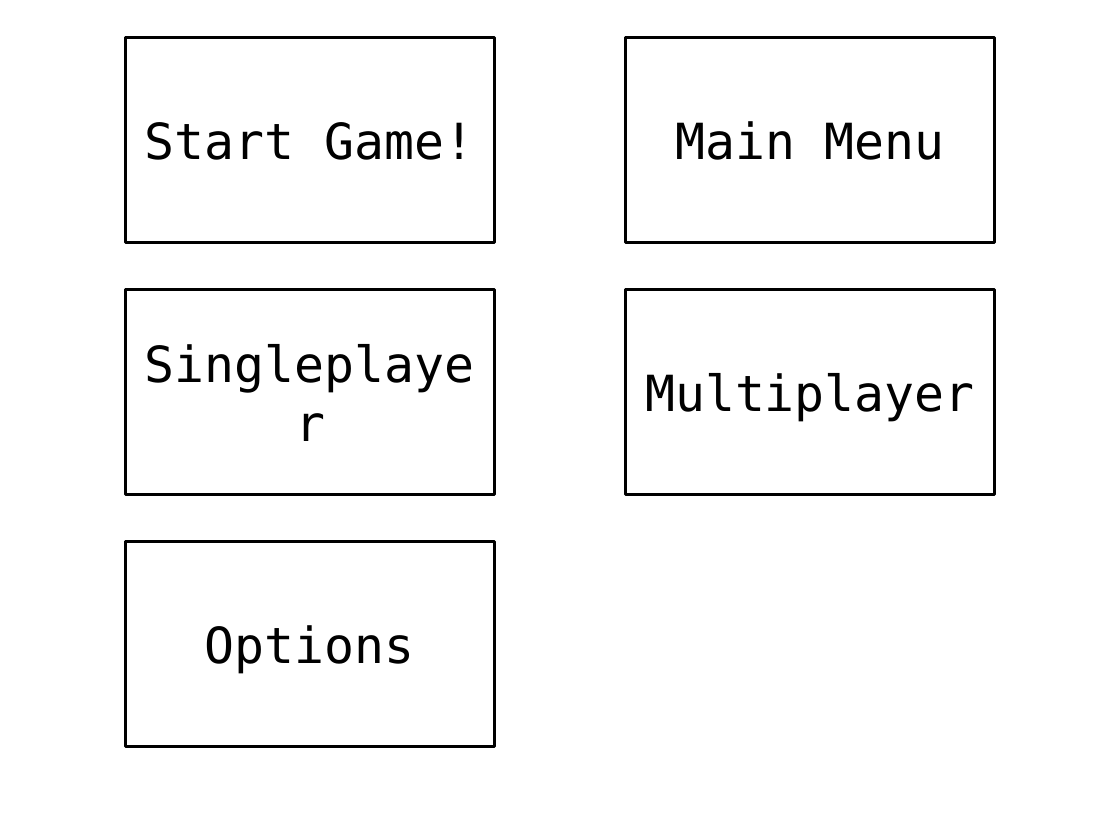
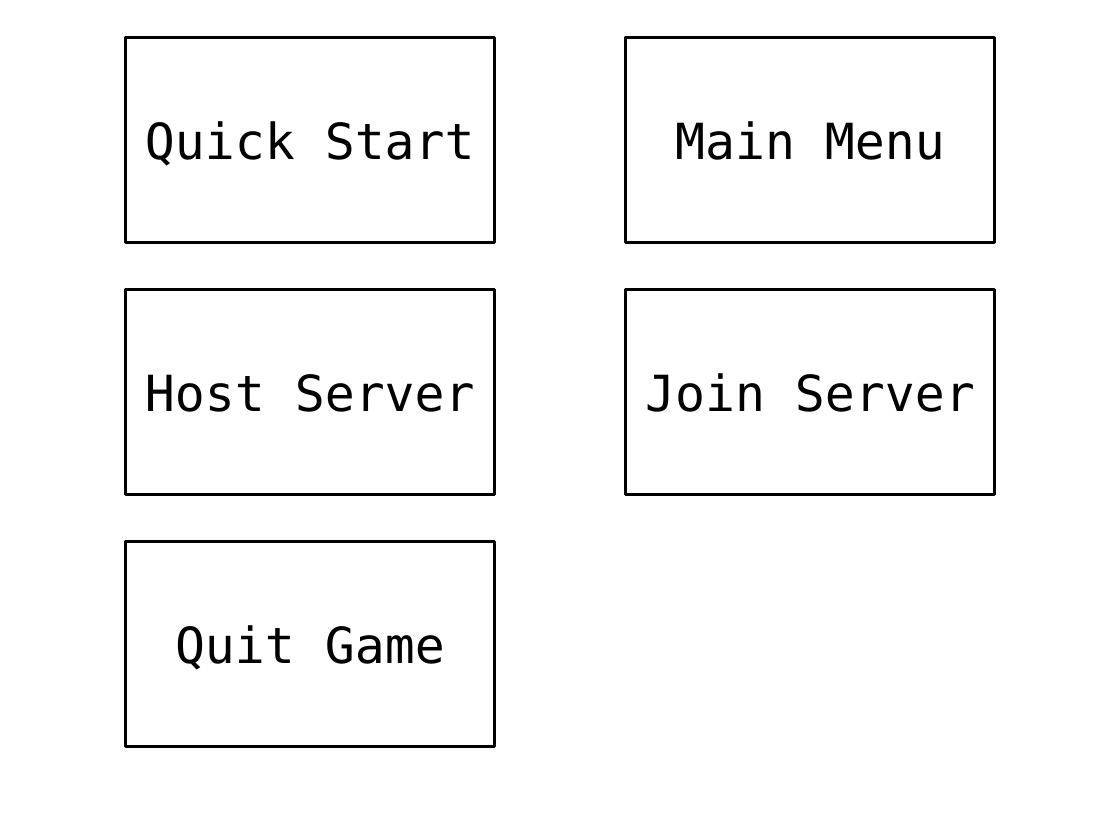
Before and after one commit to jcadler/GoingRogue, a slide deck: slide 1 of graphics/menu/GR Buttons.pptx. Drawn at 1120x840 pixels with LibreOffice and Linux fonts; fonts in the diff are those of the drawing. Boxes give left, top, right and bottom in pixels: in the first picture for what was removed or moved away, otherwise in the second. Text is boxed around its words. In the diff, an @@ line names an element or a change of style, - is before the commit and + after.

```diff
--- a/graphics/menu/GR Buttons.pptx
+++ b/graphics/menu/GR Buttons.pptx
@@ text in action button blank at (145,121,475,166): text changed @@
-Start Game!
+Quick Start
@@ text in action button blank at (145,374,475,412): text changed @@
-Singleplayer
+Host Server
@@ text in action button blank at (645,373,975,412): text changed @@
-Multiplayer
+Join Server
@@ text in action button blank at (175,625,445,670): text changed @@
-Options
+Quit Game
```
Also in this commit, not shown: 11 other files.
